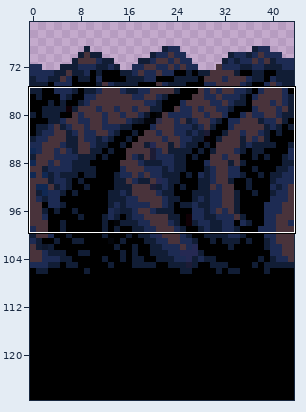
Two states of a sprite sheet, Assets/Mountains.png. Above, an overview of the earlier version with the close-up marked.
Close-up. Before:
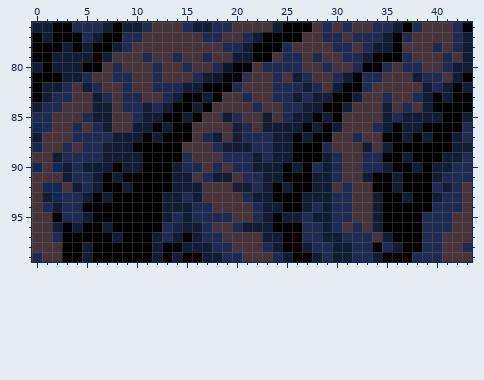
The file is 44x128 pixels. Colours within 5 levels of each other are drawn and written as one. Shown: x 0..43, y 76..99. The wide view leaves out empty margins.
The result:
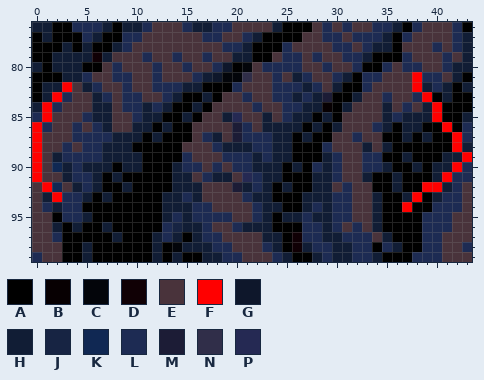
Palette (. is transparent): A #000000  B #070002  C #03050a  D #100005  E #49333b  F #ff0000  G #0e172b  H #111d35  J #172443  K #102853  L #1d2b53  M #1c1c36  N #302e49  P #252953
Commit message: Scrolling mountains implemented slight flickering at seems might look into that later.
The edit:
y 81: x 38 H -> F
y 82: x 3 L -> F; x 38 E -> F
y 83: x 2 L -> F; x 39 H -> F
y 84: x 1 L -> F; x 40 A -> F
y 85: x 1 L -> F; x 40 H -> F
y 86: x 0 K -> F; x 41 A -> F
y 87: x 0 H -> F; x 42 H -> F
y 88: x 0 K -> F; x 42 H -> F
y 89: x 0 E -> F; x 43 L -> F
y 90: x 0 K -> F; x 42 L -> F
y 91: x 0 E -> F; x 41 L -> F
y 92: x 1 K -> F; x 39..40 AL -> FF
y 93: x 2 K -> F; x 38 A -> F
y 94: x 37 A -> F
Pixel boxes of the changes (left, top, right, bottom) in both close-ups:
changed: (402, 72, 472, 212)
changed: (32, 82, 72, 202)
